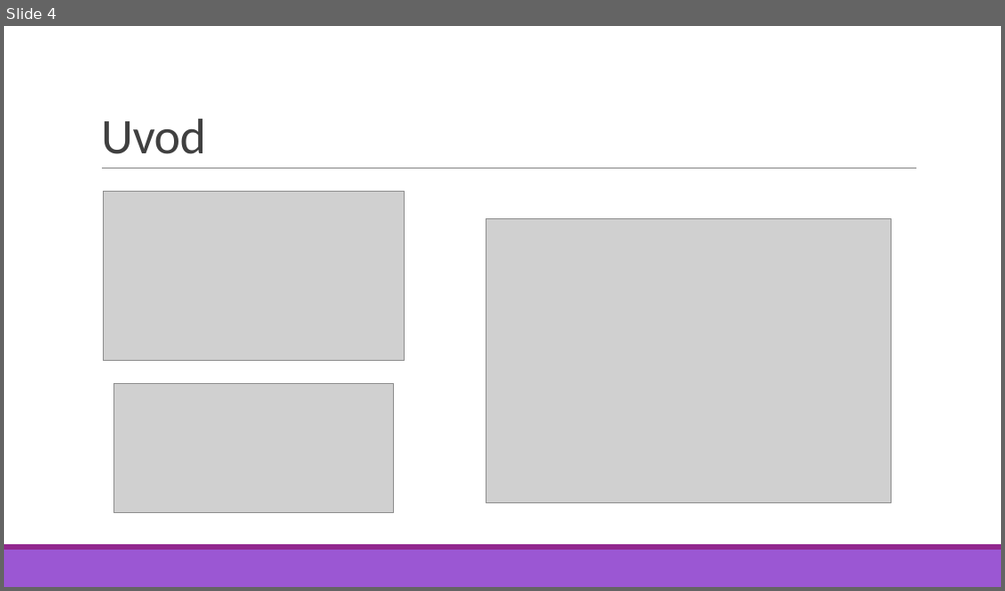
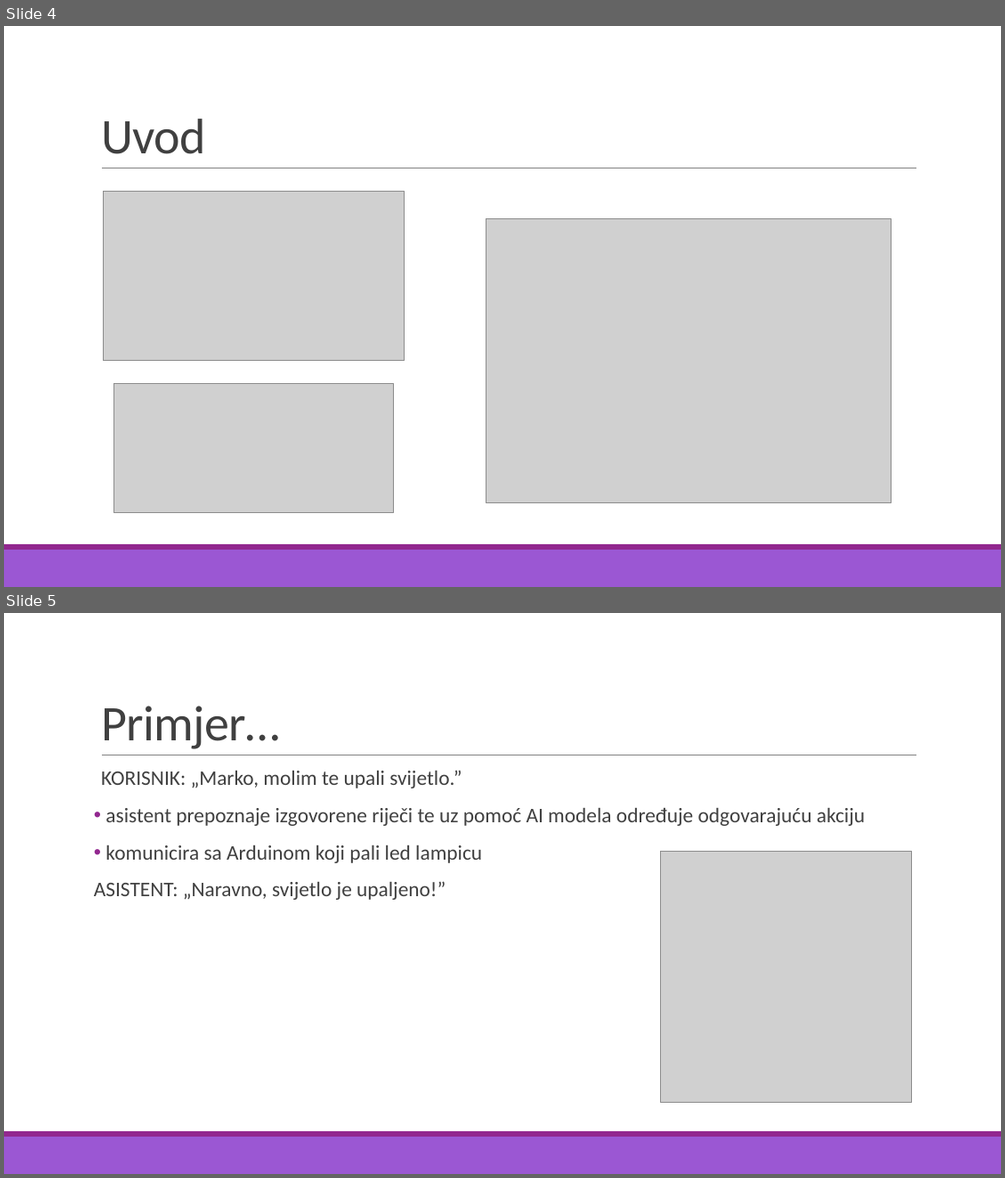
Before and after one commit to MrMirror01/SmartHomeRadionica, a slide deck: UvodnaPrezentacija.pptx. Shown one above the other, each under a label of ours: slide 4 before the commit, slides 4 and 5 after it. The pictures are 1005x591 and 1005x1178 pixels, drawn with LibreOffice and Linux fonts; fonts in the diff are those of the drawing; grey boxes stand for pictures. Boxes give left, top, right and bottom in pixels: in the first picture for what was removed or moved away, otherwise in the second. Text is boxed around its words. In the diff, an @@ line names an element or a change of style, - is before the commit and + after.

```diff
--- a/UvodnaPrezentacija.pptx
+++ b/UvodnaPrezentacija.pptx
@@ slide 5 added at (4, 613, 1001, 1174), background #FFFFFF; not listed: 3 template elements that a slide beside it also shows @@
@@ title added at (101, 706, 280, 749), 48 pt, text #404040 @@
+Primjer…
@@ text added at (94, 770, 865, 900), 20 pt, text #404040 @@
+  KORISNIK: „Marko, molim te upali svijetlo.”
+• asistent prepoznaje izgovorene riječi te uz pomoć AI modela određuje odgovarajuću akciju
+• komunicira sa Arduinom koji pali led lampicu
+ASISTENT: „Naravno, svijetlo je upaljeno!”
@@ picture added at (661, 851, 911, 1102) @@
```
Also in this commit, not shown: 1 other slide added, 1 slide removed, 3 other files.
